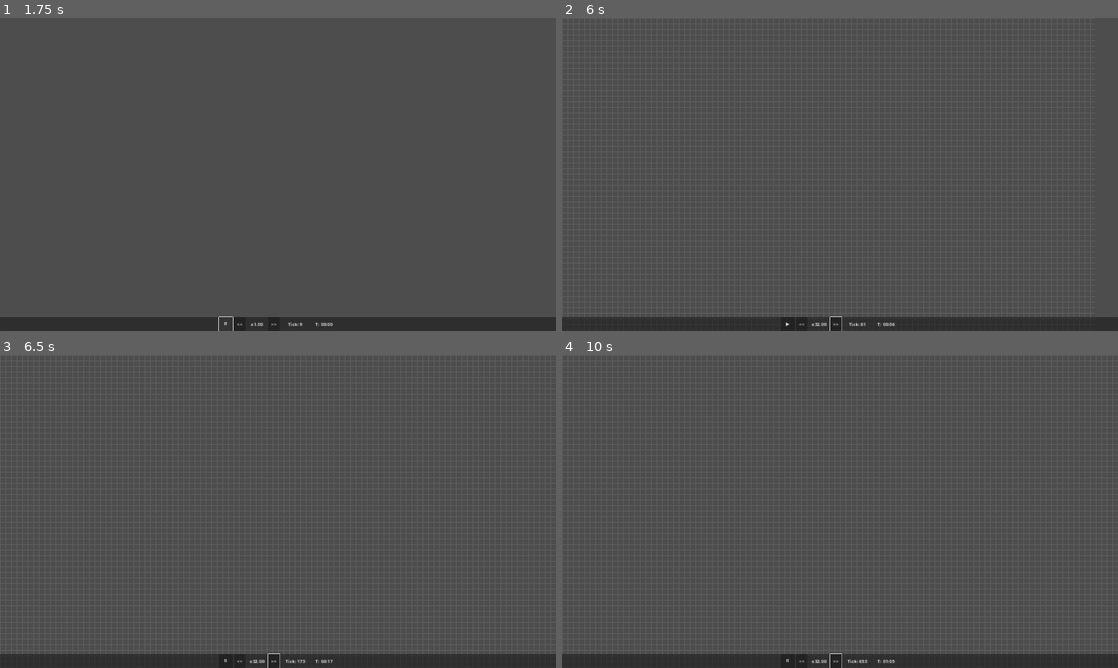
Above: before the commit, frames 1-4 (two rows, left to right).
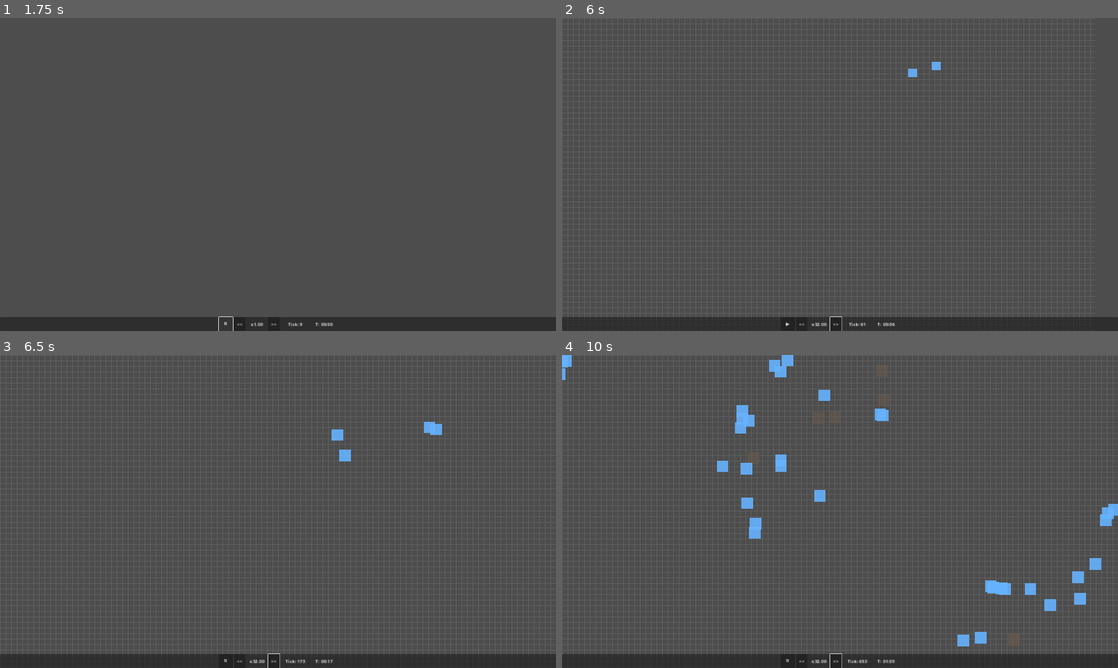
Above: after the commit, the same moments.

Repository: trinityUwU/Primordia
Game: Godot game, scene res://scenes/World.tscn
Two runs of this game, one before a commit and one after it. Both use one fixed random seed, a clock stepped at 60 frames per second and the inputs below.
Inputs (mouse positions are in pixels of both pictures, inside the frame that each line leads up to):
- Up to frame 1 (1.75 s): click "⏸" at 0.5 s; click "▶" at 1.25 s
- Up to frame 2 (6 s): click "<<" at 2 s; click ">>" at 2.75 s; tap Enter at 3.5, 5.75 s; move the mouse to (962, 158) at 3.52 s; hold D 3.53-4.28 s; tap G at 3.6 s; click (962, 158) at 3.67 s; tap Space at 3.77, 4.52, 5 s; move the mouse to (728, 190) at 4.27 s; hold S 4.28-5.03 s; tap 1 at 4.35 s; move the mouse to (895, 105) at 5.02 s; hold D 5.03-5.78 s; tap 2 at 5.1 s; move the mouse to (812, 237) at 5.77 s; hold W from 5.78 s (still down); tap 3 at 5.85 s; click (812, 237) at 5.92 s
- Up to frame 3 (6.5 s): keep holding W; tap Space at 6.02 s
- Up to frame 4 (10 s): move the mouse to (1006, 558) at 6.52 s; release W at 6.53 s; hold A 6.53-8.03 s; tap G at 6.6, 9.6 s; tap Space at 6.77, 7.52, 9.02, 9.77 s; move the mouse to (673, 464) at 7.27 s; tap 1 at 7.35 s; move the mouse to (867, 511) at 8.02 s; hold S 8.03-8.78 s; tap 2 at 8.1 s; click (867, 511) at 8.17 s; move the mouse to (756, 433) at 8.77 s; hold D 8.78-9.53 s; tap 3 at 8.85 s; move the mouse to (962, 495) at 9.52 s; hold W from 9.53 s (still down)

Frame 1 is identical in both runs. In frame 2, less than 0.1% of the frame differs, in the area x 62-69%, y 14-19%; in frame 3, 0.3%; in frame 4, 2.2%, in the area x 0-100%, y 0-94%.

Commit message:
fix: SPAWN_EXTRA 5000 → 500px (1fps regression)

Diff:
--- a/scripts/managers/ChunkSpawner.gd
+++ b/scripts/managers/ChunkSpawner.gd
@@ -1,6 +1,6 @@
 extends Node
 
-const SPAWN_EXTRA: float = 5000.0
+const SPAWN_EXTRA: float = 500.0
 const MAX_AGENTS: int = 2000
 const MAX_DENSITY_PER_CHUNK: float = 2.0
 const SPAWN_PER_TICK: int = 3
